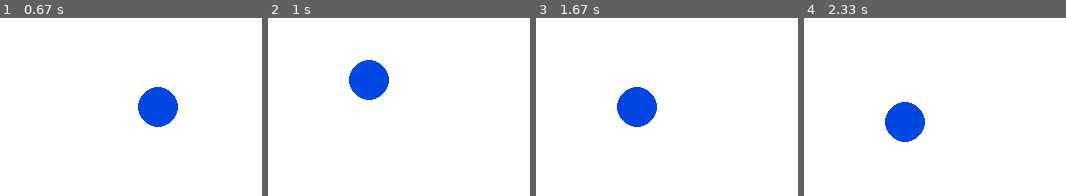
Above: before the commit, frames 1-4 (left to right).
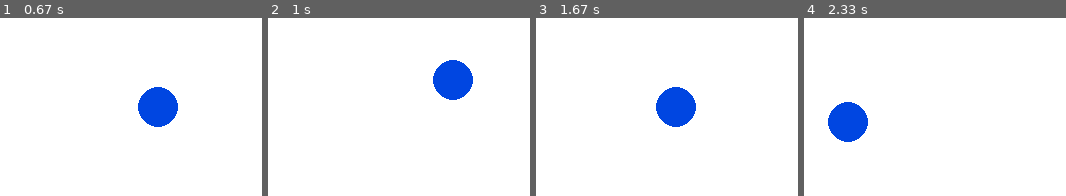
Above: after the commit, the same moments.

Repository: elvand967/Assignments-Python_junior-group
Game: pygame game, started from Assignments-Python_junior-group/Practical01-1(PyGame).py
Same seed, same stepped clock (60 frames per second), same inputs: the game is played once before the commit and once after it.
Inputs:
- Up to frame 1 (0.67 s): hold Right from 0.33 s (still down)
- Up to frame 2 (1 s): release Right at 0.8 s; hold Up from 0.83 s (still down)
- Up to frame 3 (1.67 s): release Up at 1.13 s; hold Right 1.17-1.63 s
- Up to frame 4 (2.33 s): hold Left 1.67-2.2 s; hold Down from 2.23 s (still down)

Frame 1 is identical in both runs. In frame 2, 5.3% of the frame differs, in the area x 30-79%, y 23-47%; in frame 3, 5.2%; in frame 4, 5.3%.

Commit message:
Практическая работа № 01-1(PyGame) -в работе, корявое решение

Diff:
--- a/Assignments-Python_junior-group/Practical01-1(PyGame).py
+++ b/Assignments-Python_junior-group/Practical01-1(PyGame).py
@@ -11,7 +11,7 @@
 H = 500  # высота экрана
 WHITE = (255, 255, 255)
 BLUE = (0, 70, 225)
-
+n = 3 # шаг смещения
 sc = pygame.display.set_mode((W, H))
 clock = pygame.time.Clock()
 
@@ -30,25 +30,41 @@
                          pygame.K_RIGHT,
                          pygame.K_UP,
                          pygame.K_DOWN]:
-                x = X
-                y = Y
+                while x != X and y !=Y:
+                    if x != X:
+                        if x > X:
+                            x -= n
+                        else: x += n
 
-    sc.fill(WHITE)
-    pygame.draw.circle(sc, BLUE, (x, y), r)
-    pygame.display.update()
+                    if y != Y:
+                        if y > Y:
+                            y -= n
+                        else: y += n
 
-    keys = pygame.key.get_pressed()
+                    sc.fill(WHITE)  # "удаляем следы" - очищаем виджет, задаем цвет фона
+                    pygame.draw.circle(sc, BLUE, (x, y), r)  # создаем новую фигуру (шар)
+                    pygame.display.update()  # Функции update() и flip() модуля display обновляют содержимое окна игры.
+                    # Это значит, что каждому пикселю заново устанавливается цвет.
+                    clock.tick(FPS-20)
+
+    sc.fill(WHITE) # "удаляем следы" - очищаем виджет, задаем цвет фона
+    pygame.draw.circle(sc, BLUE, (x, y), r) # создаем новую фигуру (шар)
+    pygame.display.update() # Функции update() и flip() модуля display обновляют содержимое окна игры.
+    # Это значит, что каждому пикселю заново устанавливается цвет.
+
+    keys = pygame.key.get_pressed() # нажатие и удержание клавиши
 
     if keys[pygame.K_LEFT]:
-        x -= 3
+        x -= n
     elif keys[pygame.K_RIGHT]:
-        x += 3
+        x += n
 
     elif keys[pygame.K_UP]:
-        y -= 3
+        y -= n
 
     elif keys[pygame.K_DOWN]:
-        y += 3
+        y += n
+
 
     # Ограничение количества кадров в секунду, благодаря чему становится
     clock.tick(FPS) # проще просчитывать анимации и синхронизировать события
